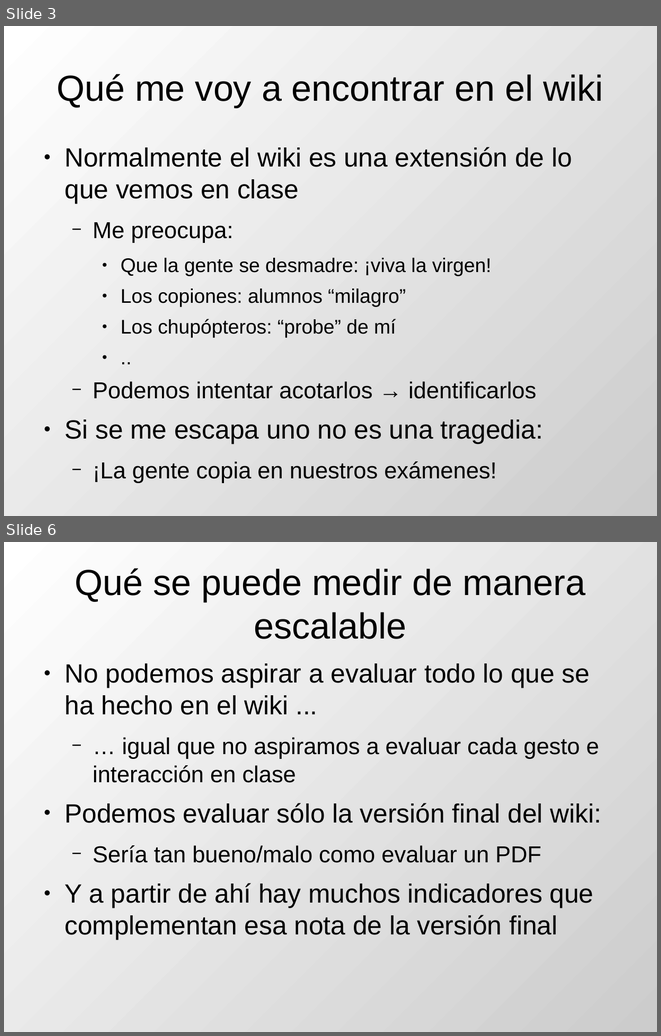
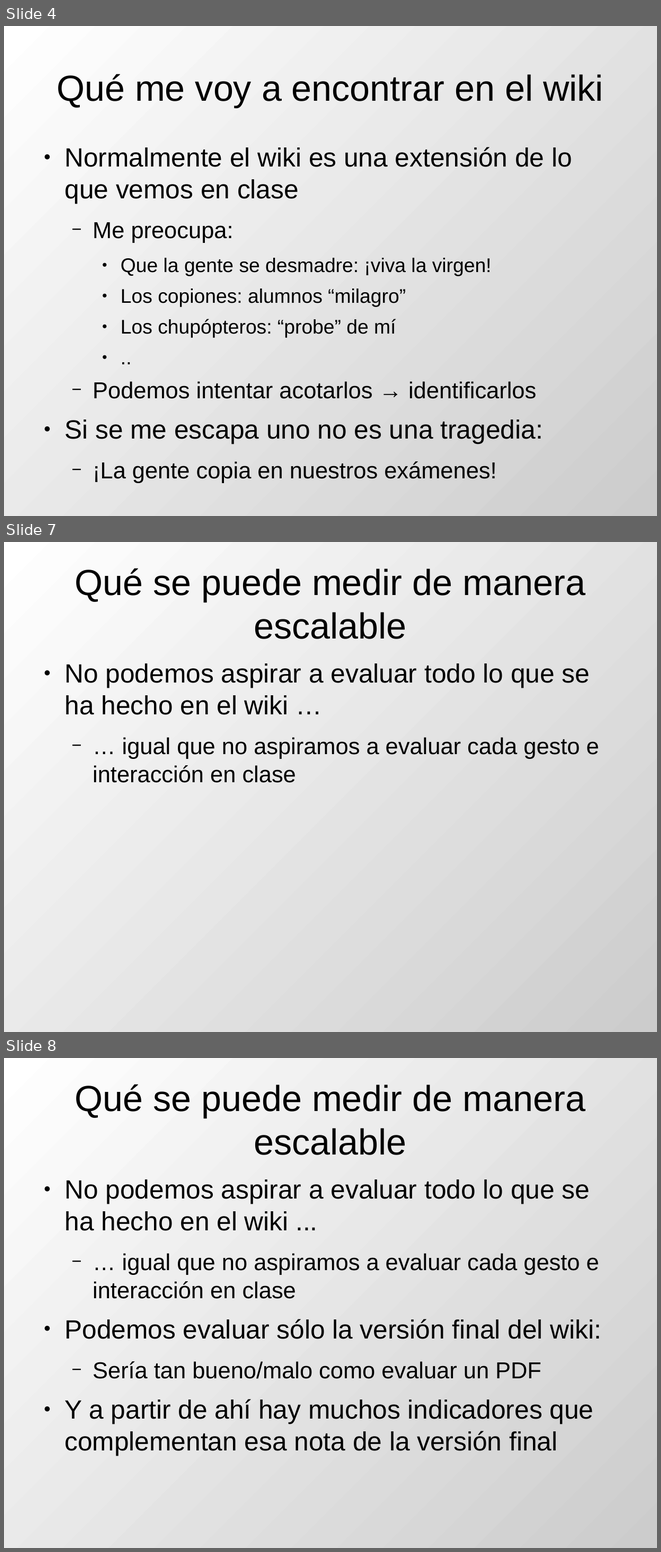
Before and after one commit to DrPantera/wikis4education, a slide deck: uca-2013_07/tema-5-EvaluacionWikis.odp. Shown one above the other, each under a label of ours: slides 3 and 6 before the commit, slides 4, 7 and 8 after it; the slides between them are not shown. The pictures are 661x1036 and 661x1552 pixels, drawn with LibreOffice and Linux fonts; fonts in the diff are those of the drawing. Boxes give left, top, right and bottom in pixels: in the first picture for what was removed or moved away, otherwise in the second. Text is boxed around its words. In the diff, an @@ line names an element or a change of style, - is before the commit and + after.

```diff
--- a/uca-2013_07/tema-5-EvaluacionWikis.odp
+++ b/uca-2013_07/tema-5-EvaluacionWikis.odp
@@ slide 7 added at [4, 542, 657, 1032], background gradient #FFFFFF to #CCCCCC @@
@@ title added at [74, 568, 585, 639], 44 pt, text #000000 @@
+Qué se puede medir de manera escalable
@@ text added at [64, 663, 599, 783], 28 pt, text #000000 @@
+● No podemos aspirar a evaluar todo lo que se ha hecho en el wiki …
+  − … igual que no aspiramos a evaluar cada gesto e interacción en clase
@@ what was slide 3 is now slide 4 @@
@@ what was slide 6 is now slide 8 @@
```
Also in this commit, not shown: 7 slides changed, 2 other slides added, 1 other file.
